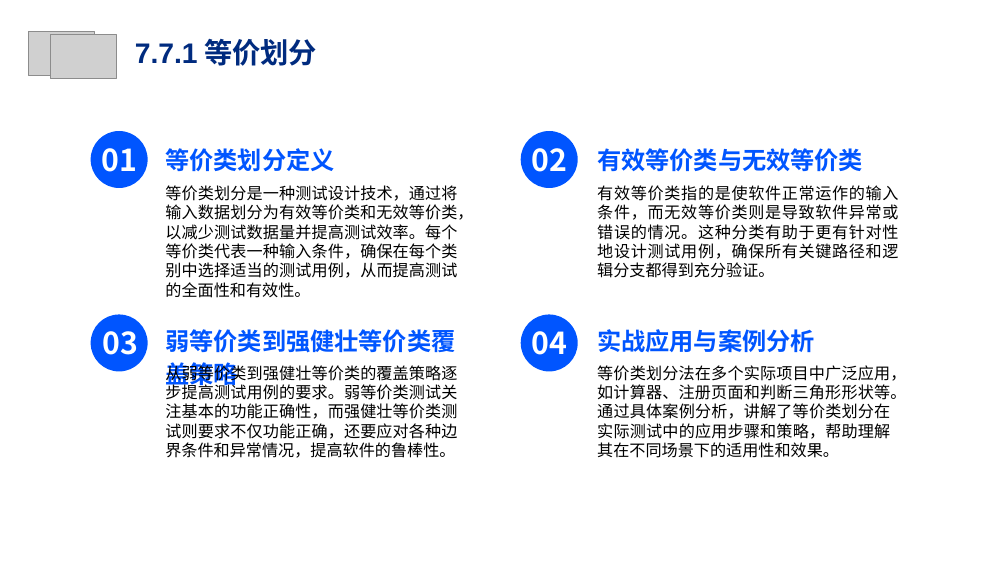
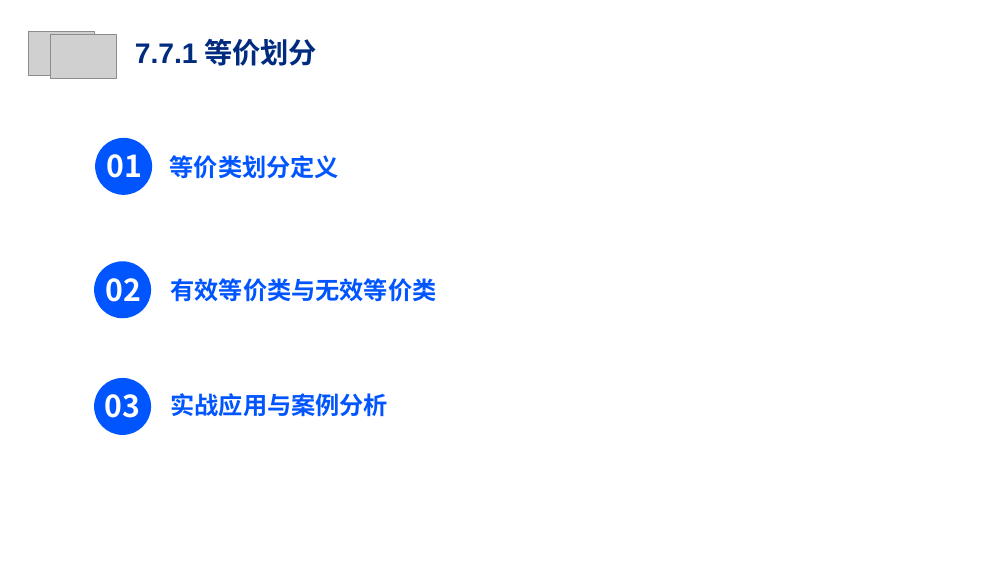
Before and after one commit to Cy2s1ne/Intelligent-PE-test, a slide deck: slide 35 of 软件测试.pptx (slide 31 before the commit). Drawn at 1008x567 pixels with LibreOffice and Linux fonts; fonts in the diff are those of the drawing; grey boxes stand for pictures; background and template pictures are left out. Boxes give left, top, right and bottom in pixels: in the first picture for what was removed or moved away, otherwise in the second. Text is boxed around its words. In the diff, an @@ line names an element or a change of style, - is before the commit and + after.

```diff
--- a/软件测试.pptx
+++ b/软件测试.pptx
@@ 2 texts, 1 freeform shape: place and size @@
-2 texts, 1 freeform shape at [91, 131, 334, 188]
+2 texts, 1 freeform shape at [95, 138, 339, 196]
@@ text removed at [165, 185, 473, 298] @@
-等价类划分是一种测试设计技术，通过将输入数据划分为有效等价类和无效等价类，以减少测试数据量并提高测试效率。每个等价类代表一种输入条件，确保在每个类别中选择适当的测试用例，从而提高测试的全面性和有效性。
@@ text removed at [597, 185, 898, 278] @@
-有效等价类指的是使软件正常运作的输入条件，而无效等价类则是导致软件异常或错误的情况。这种分类有助于更有针对性地设计测试用例，确保所有关键路径和逻辑分支都得到充分验证。
@@ 2 texts, 1 freeform shape: place and size @@
-2 texts, 1 freeform shape at [521, 131, 863, 188]
+2 texts, 1 freeform shape at [94, 261, 437, 319]
@@ freeform shape removed at [91, 314, 148, 372] @@
@@ text removed at [165, 329, 457, 383] @@
-弱等价类到强健壮等价类覆盖策略
@@ text removed at [165, 358, 457, 458] @@
-从弱等价类到强健壮等价类的覆盖策略逐步提高测试用例的要求。弱等价类测试关注基本的功能正确性，而强健壮等价类测试则要求不仅功能正确，还要应对各种边界条件和异常情况，提高软件的鲁棒性。
@@ text removed at [531, 331, 567, 355] @@
-04
@@ text "03": place and size @@
-text "03" at [103, 331, 139, 355]
+text "03" at [105, 394, 141, 418]
@@ freeform shape: place and size @@
-freeform shape at [521, 314, 579, 372]
+freeform shape at [94, 378, 151, 435]
@@ text "实战应用与案例分析": place and size @@
-text "实战应用与案例分析" at [597, 329, 815, 352]
+text "实战应用与案例分析" at [171, 393, 389, 416]
@@ text removed at [597, 365, 906, 458] @@
-等价类划分法在多个实际项目中广泛应用，如计算器、注册页面和判断三角形形状等。通过具体案例分析，讲解了等价类划分在实际测试中的应用步骤和策略，帮助理解其在不同场景下的适用性和效果。
```
Also in this commit, not shown: 11 other slides changed, 8 slides added, 2 slides removed.
